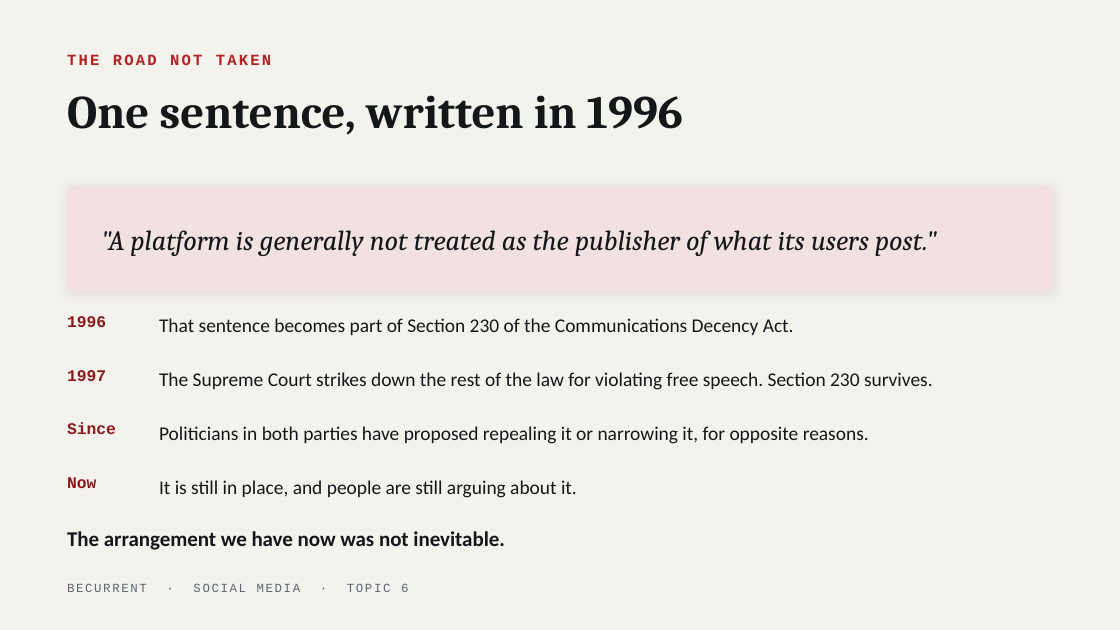
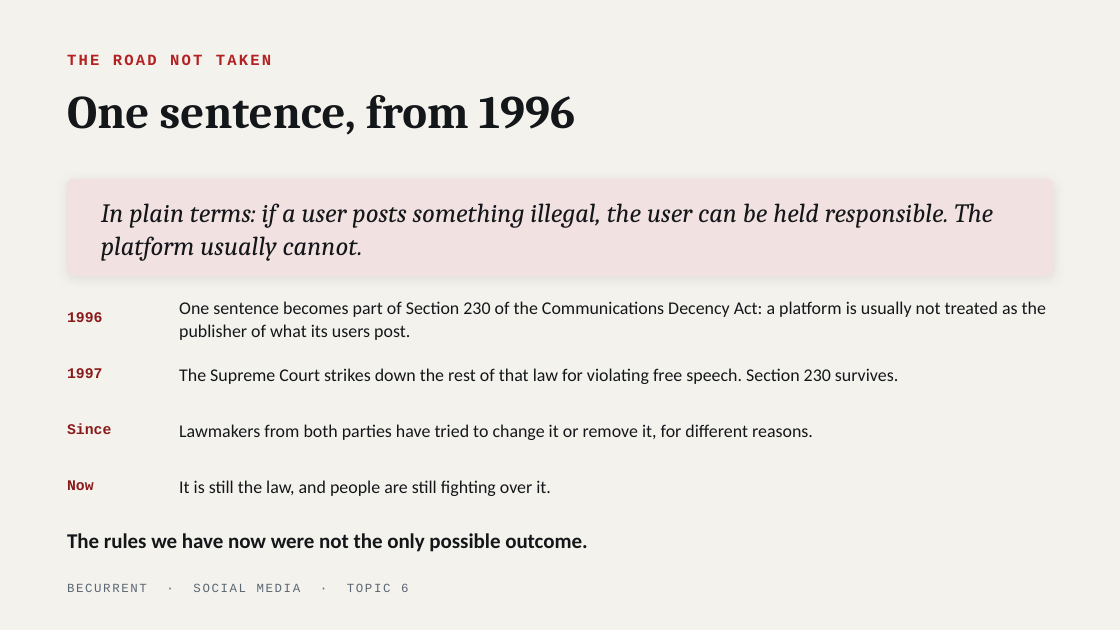
Before and after one commit to JeffAndersonLogic/BeCurrent, a slide deck: slide 13 of social-media/decks/topic-06-who-gets-to-decide.pptx. Drawn at 1120x630 pixels with LibreOffice and Linux fonts; fonts in the diff are those of the drawing. Boxes give left, top, right and bottom in pixels: in the first picture for what was removed or moved away, otherwise in the second. Text is boxed around its words. In the diff, an @@ line names an element or a change of style, - is before the commit and + after.

```diff
--- a/social-media/decks/topic-06-who-gets-to-decide.pptx
+++ b/social-media/decks/topic-06-who-gets-to-decide.pptx
@@ text at [67,95,575,134]: text changed @@
-One sentence, written in 1996
+One sentence, from 1996
@@ rounded rectangle: place and size @@
-rounded rectangle at [67,186,1053,291]
+rounded rectangle at [67,179,1053,276]
@@ rounded rectangle at [67,179,1053,276]: proportions changed @@
@@ text at [101,203,993,261]: text changed; size 18 to 17 pt @@
-"A platform is generally not treated as the publisher of what its users post."
+In plain terms: if a user posts something illegal, the user can be held responsible. The platform usually cannot.
@@ size 10.5 to 9.5 pt in 4 elements at [67,423,111,434], [67,480,94,490], [67,368,102,378], [67,312,102,322] @@
@@ text at [179,301,1046,340]: text changed; size 12.5 to 11.5 pt @@
-That sentence becomes part of Section 230 of the Communications Decency Act.
+One sentence becomes part of Section 230 of the Communications Decency Act: a platform is usually not treated as the publisher of what its users post.
@@ text at [179,368,898,384]: text changed; size 12.5 to 11.5 pt @@
-The Supreme Court strikes down the rest of the law for violating free speech. Section 230 survives.
+The Supreme Court strikes down the rest of that law for violating free speech. Section 230 survives.
@@ text at [179,424,813,440]: text changed; size 12.5 to 11.5 pt @@
-Politicians in both parties have proposed repealing it or narrowing it, for opposite reasons.
+Lawmakers from both parties have tried to change it or remove it, for different reasons.
@@ text at [179,480,551,496]: text changed; size 12.5 to 11.5 pt @@
-It is still in place, and people are still arguing about it.
+It is still the law, and people are still fighting over it.
@@ text at [67,533,587,552]: text changed @@
-The arrangement we have now was not inevitable.
+The rules we have now were not the only possible outcome.
```
Also in this commit, not shown: 6 other slides changed, 11 other files.
